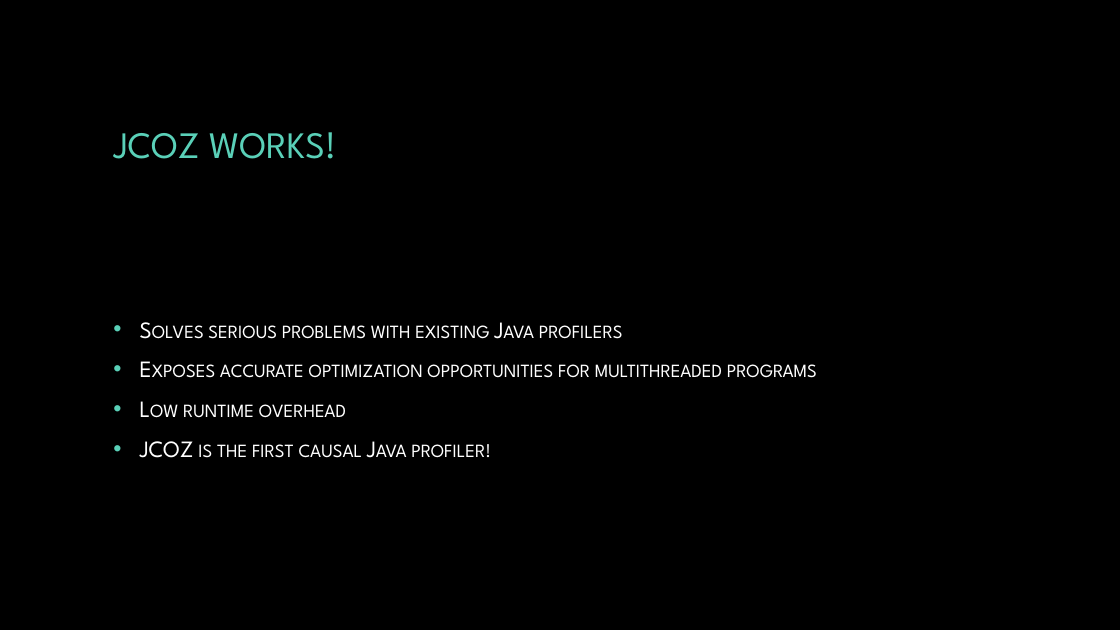
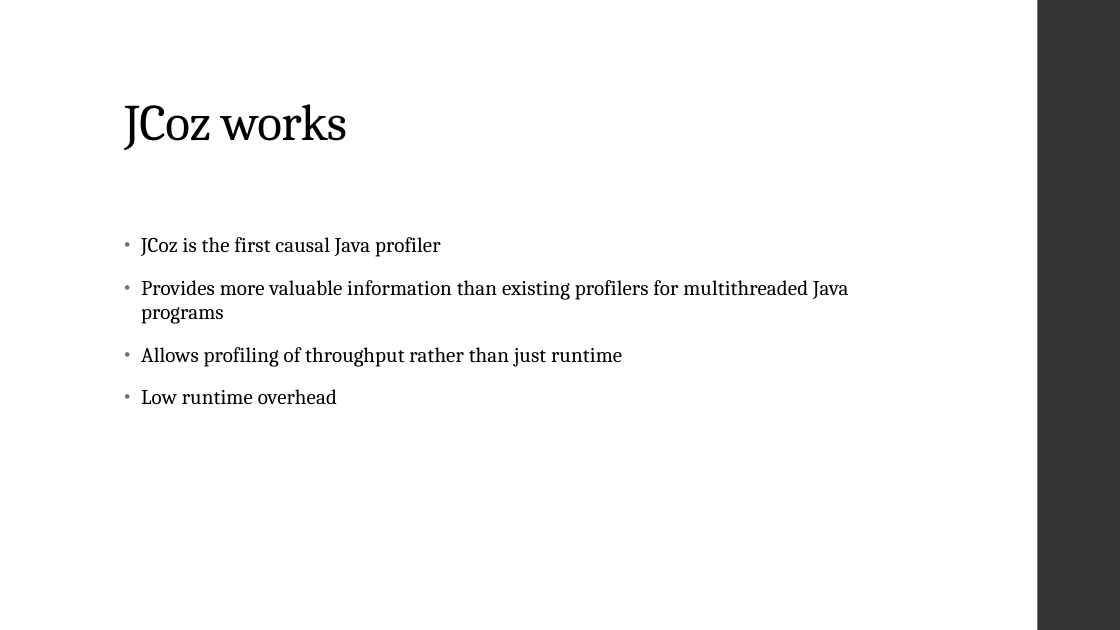
Before and after one commit to Byte-Lab/JCoz, a slide deck: slide 20 of project_presentation.pptx (slide 29 before the commit). Drawn at 1120x630 pixels with LibreOffice and Linux fonts; fonts in the diff are those of the drawing; background and template pictures are left out. Boxes give left, top, right and bottom in pixels: in the first picture for what was removed or moved away, otherwise in the second. Text is boxed around its words. In the diff, an @@ line names an element or a change of style, - is before the commit and + after.

```diff
--- a/project_presentation.pptx
+++ b/project_presentation.pptx
@@ background picture (left out) to #FFFFFF @@
@@ rectangle added at bbox=[1038, 0, 1120, 630], fill #353537 @@
@@ title "JCoz works" at bbox=[124, 104, 347, 150]: vertical alignment middle to bottom @@
@@ title at bbox=[124, 104, 347, 150]: text changed; size 32 to 44 pt; font League Spartan to Cambria; text colour #5AD0B8 to #000000 @@
-JCOZ WORKS!
+JCoz works
@@ text "JCoz is the first causal ...": place and size @@
-text "JCoz is the first causal ..." at bbox=[140, 325, 817, 458]
+text "JCoz is the first causal ..." at bbox=[141, 237, 849, 405]
@@ text "JCoz is the first causal ..." at bbox=[141, 237, 849, 405]: vertical alignment middle to top @@
@@ text at bbox=[141, 237, 849, 367]: text changed; size 20 to 18 pt; font League Spartan to Cambria; text colour #FFFFFF to #000000 @@
-• Solves serious problems with existing Java profilers
-• Exposes accurate optimization opportunities for multithreaded programs
+• JCoz is the first causal Java profiler
+• Provides more valuable information than existing profilers for multithreaded Java programs
+• Allows profiling of throughput rather than just runtime
@@ text at bbox=[141, 389, 337, 405]: size 20 to 18 pt, font League Spartan to Cambria, text colour #FFFFFF to #000000, letter spacing 0 to 0.1 pt, small capitals off in "Low runtime overhead"; indent changed; line spacing 1 to 0.95; more space between paragraphs; bullet colour #5AD0B8 to #6F6F74 @@
@@ text at bbox=[140, 441, 491, 458]: paragraph removed @@
-• JCOZ is the first causal Java profiler!
```
Also in this commit, not shown: 21 other slides changed, 6 slides added, 10 slides removed, 17 other files.
